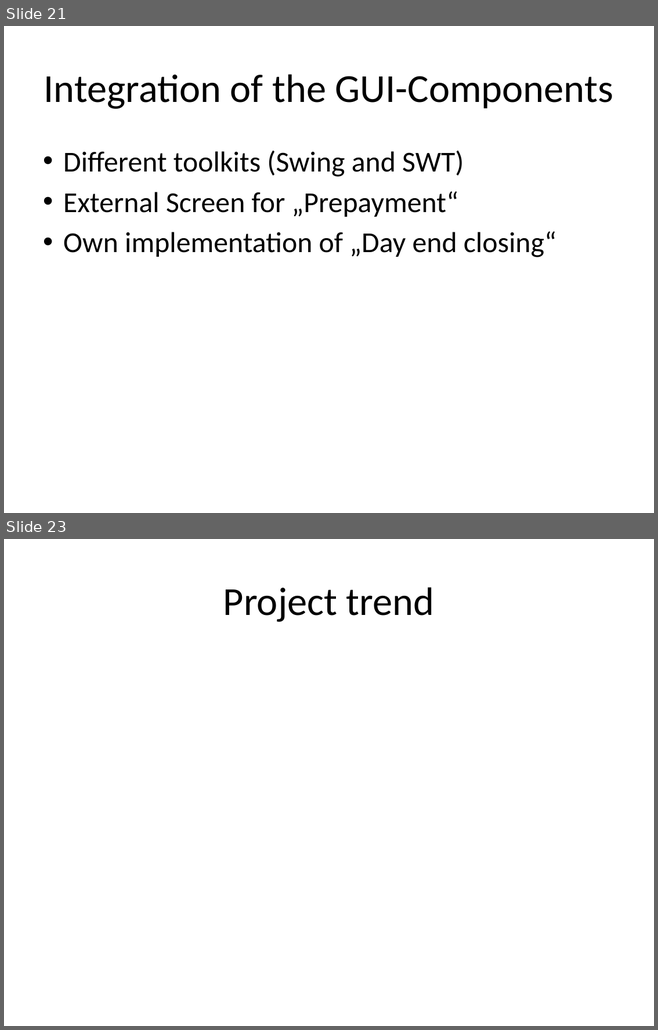
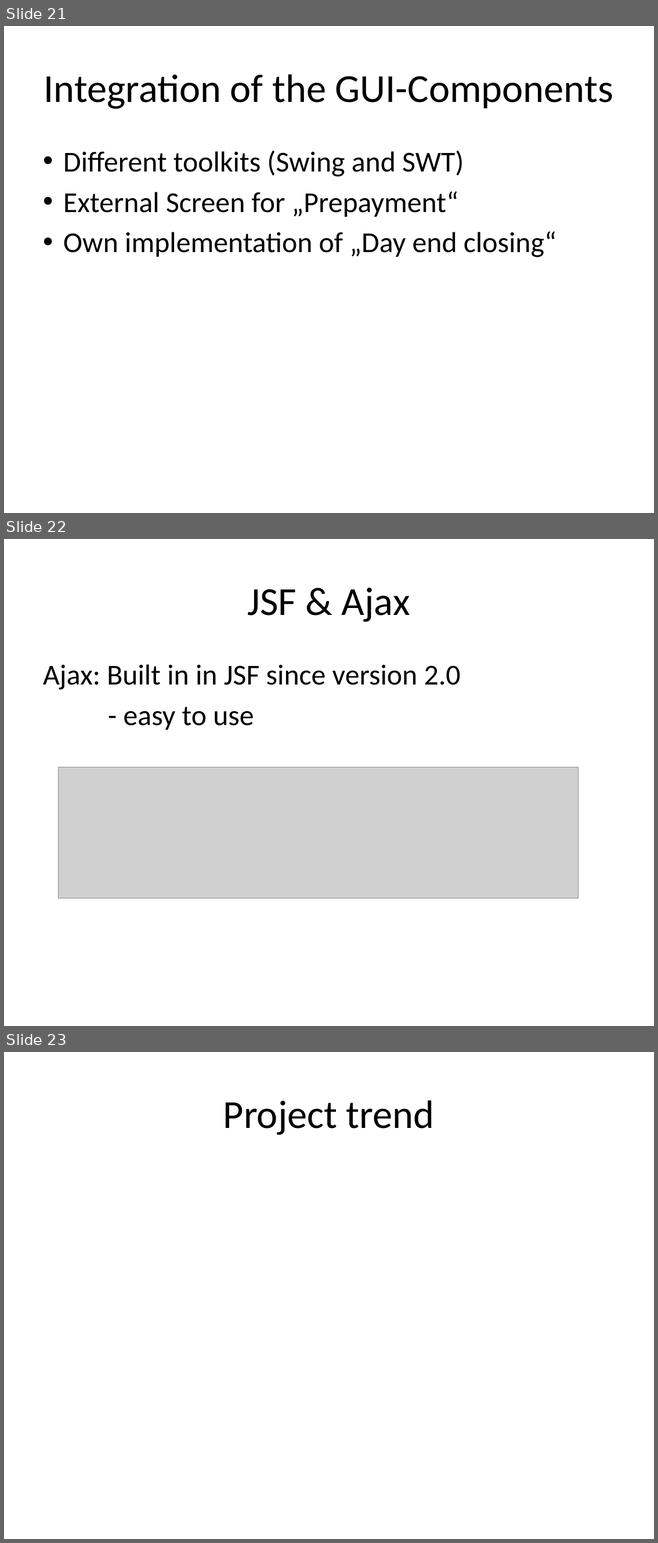
Before and after one commit to markusmo/HotelSoftware, a slide deck: Documentation/Praesentation/TechnicalPart.pptx. Shown one above the other, each under a label of ours: slides 21 and 23 before the commit, slides 21, 22 and 23 after it; the slides between them are not shown. The pictures are 658x1030 and 658x1543 pixels, drawn with LibreOffice and Linux fonts; fonts in the diff are those of the drawing; grey boxes stand for pictures. Boxes give left, top, right and bottom in pixels: in the first picture for what was removed or moved away, otherwise in the second. Text is boxed around its words. In the diff, an @@ line names an element or a change of style, - is before the commit and + after.

```diff
--- a/Documentation/Praesentation/TechnicalPart.pptx
+++ b/Documentation/Praesentation/TechnicalPart.pptx
@@ slide 22 added at [4, 539, 654, 1026], background #FFFFFF @@
@@ title added at [248, 588, 410, 622], 44 pt, text #000000 @@
+JSF & Ajax
@@ text added at [43, 664, 460, 730], 32 pt, text #000000 @@
+Ajax: Built in in JSF since version 2.0
+- easy to use
@@ picture added at [59, 767, 578, 898] @@
```
Also in this commit, not shown: 1 slide changed, 1 slide removed, 1 other file.
